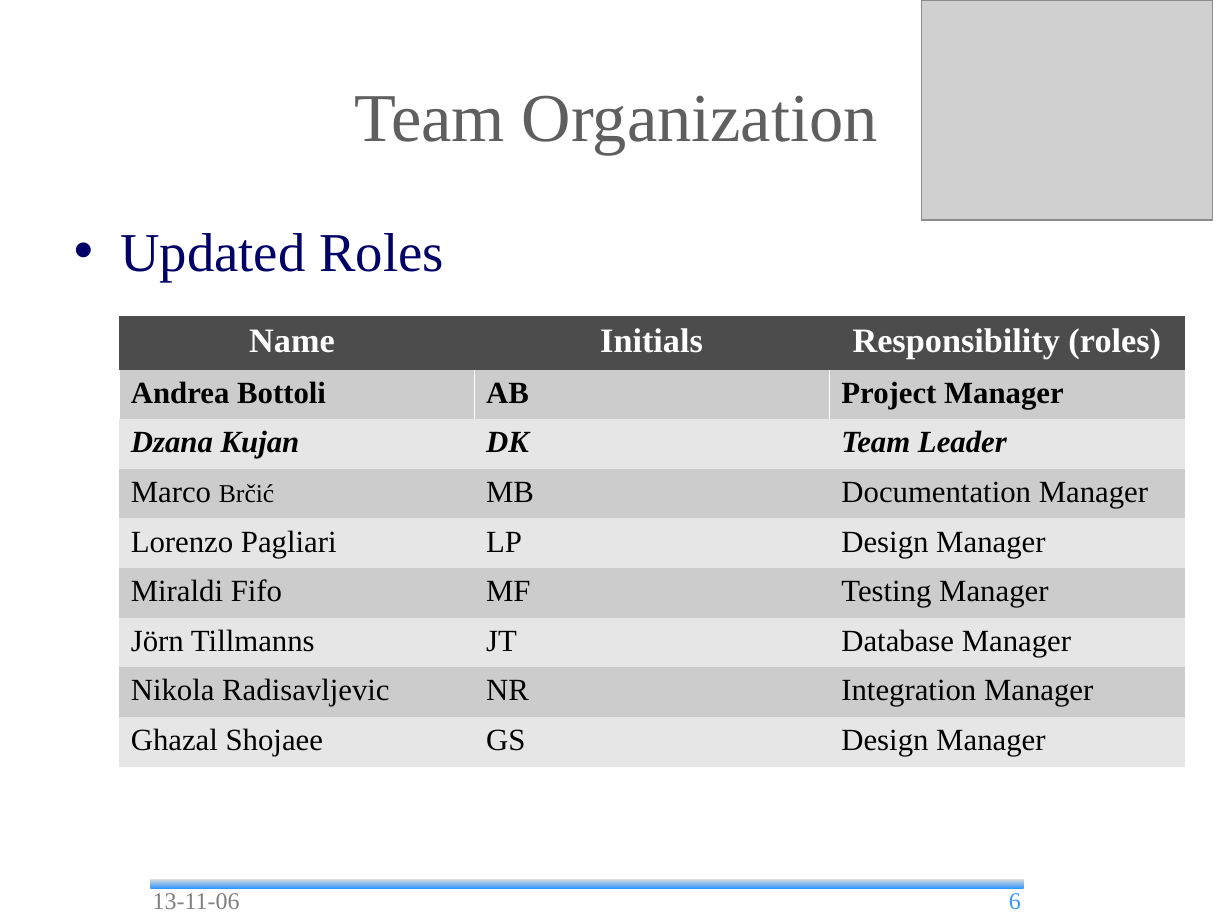
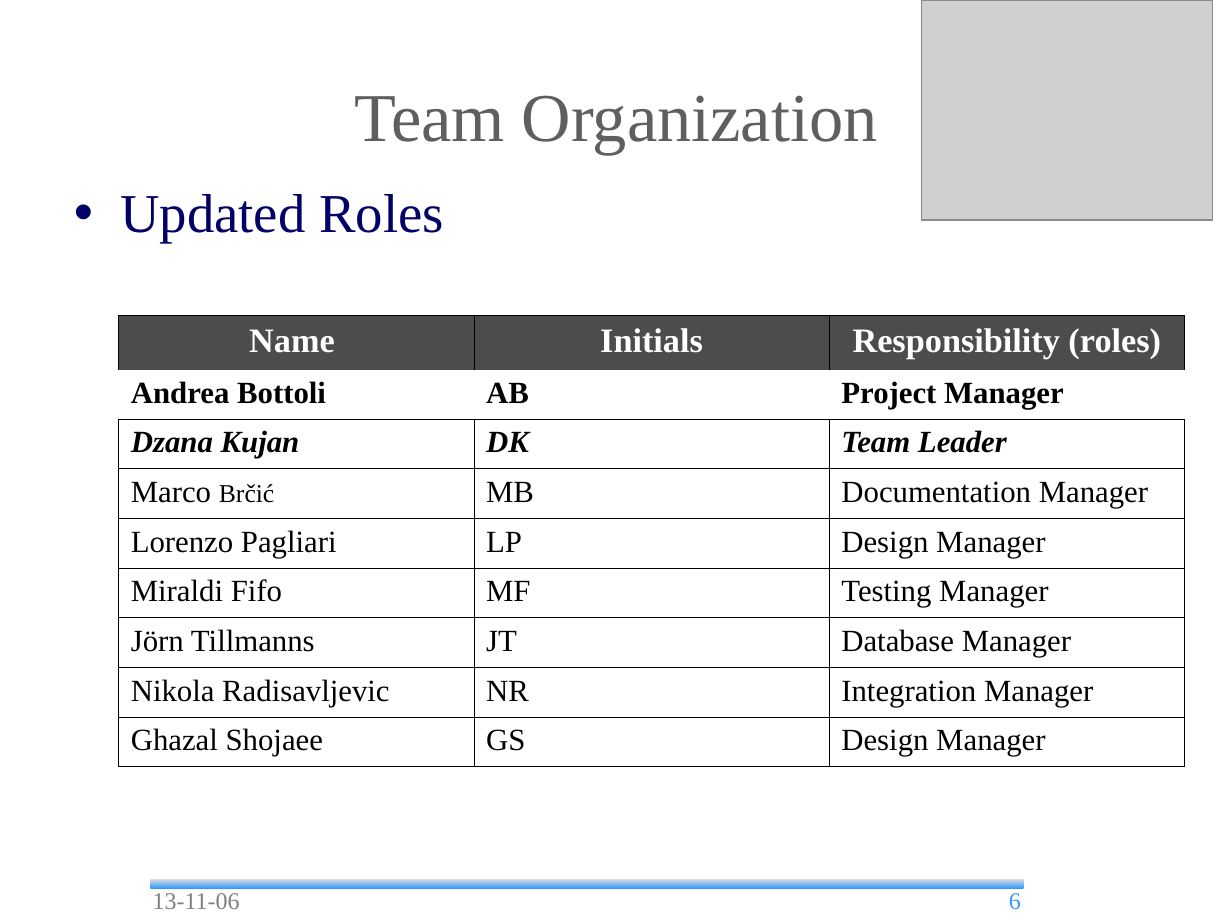
Before and after one commit to andrea-bottoli/DSD, a slide deck: slide 6 of Documentation/Presentation/13_45/Status_Report.odp. Drawn at 1232x924 pixels with LibreOffice and Linux fonts; fonts in the diff are those of the drawing; grey boxes stand for pictures; background and template pictures are left out. Boxes give left, top, right and bottom in pixels: in the first picture for what was removed or moved away, otherwise in the second. Text is boxed around its words. In the diff, an @@ line names an element or a change of style, - is before the commit and + after.

```diff
--- a/Documentation/Presentation/13_45/Status_Report.odp
+++ b/Documentation/Presentation/13_45/Status_Report.odp
@@ text "Updated Roles": place and size @@
-text "Updated Roles" at bbox=[120, 233, 444, 282]
+text "Updated Roles" at bbox=[120, 194, 444, 243]
@@ table at bbox=[118, 315, 1184, 766] @@
@@ fill #CCCCCC to none in 12 cells @@
@@ fill #E6E6E6 to none in 12 cells @@
@@ borders changed @@
```
Also in this commit, not shown: 20 other slides changed, 2 slides added, 1 other file.
